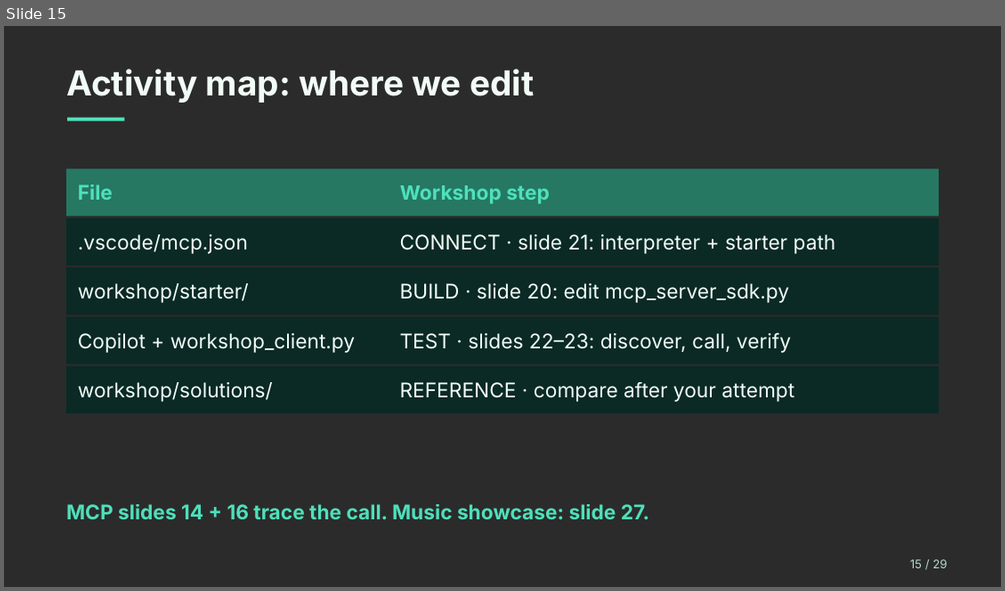
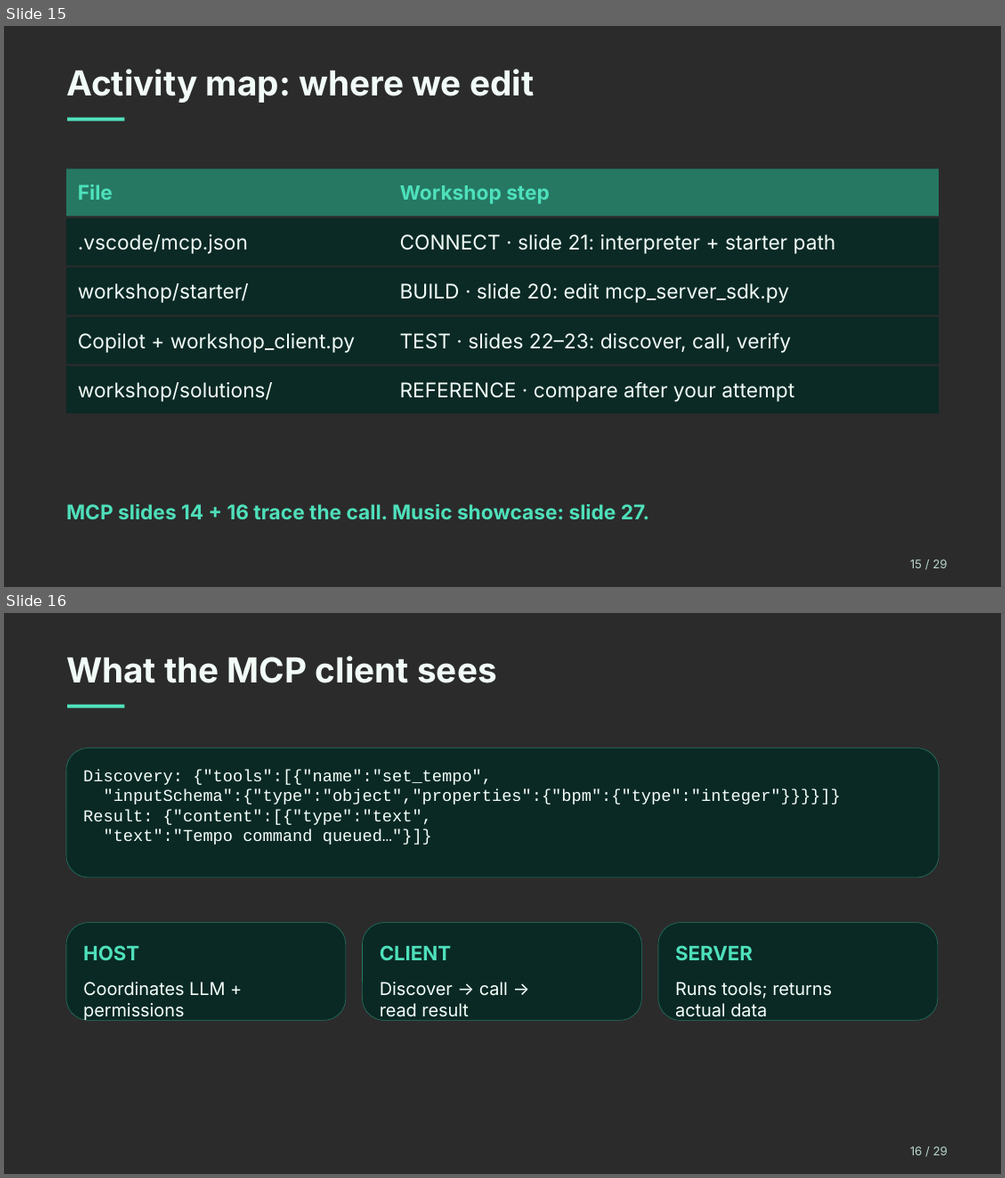
Before and after one commit to pranavsaigandikota/MCPJAM, a slide deck: workshop_delivery/MCPJAM-Workshop-Copilot.pptx. Shown one above the other, each under a label of ours: slide 15 before the commit, slides 15 and 16 after it. The pictures are 1005x591 and 1005x1178 pixels, drawn with LibreOffice and Linux fonts; fonts in the diff are those of the drawing; background and template pictures are left out; a plain dark background stands for a picture behind light text. Boxes give left, top, right and bottom in pixels: in the first picture for what was removed or moved away, otherwise in the second. Text is boxed around its words. In the diff, an @@ line names an element or a change of style, - is before the commit and + after.

Commit message:
Explain MCP client responses and sync live Copilot slides

```diff
--- a/workshop_delivery/MCPJAM-Workshop-Copilot.pptx
+++ b/workshop_delivery/MCPJAM-Workshop-Copilot.pptx
@@ slide 16 added at [4, 613, 1001, 1174], background picture (left out) @@
@@ text added at [66, 656, 497, 683], 24.9 pt, text #F5FFFA, bold @@
+What the MCP client sees
@@ rectangle added at [68, 705, 125, 709], fill #4FE3BD @@
@@ rounded rectangle added at [65, 747, 938, 877], fill #092925 at 96% opacity, outline #267863 0.36 pt @@
@@ text added at [83, 770, 841, 844], 12 pt, text #F5FFFA @@
+Discovery: {"tools":[{"name":"set_tempo",
+"inputSchema":{"type":"object","properties":{"bpm":{"type":"integer"}}}}]}
+Result: {"content":[{"type":"text",
+"text":"Tempo command queued…"}]}
@@ rounded rectangle added at [65, 922, 345, 1020], fill #092925 at 96% opacity, outline #267863 0.36 pt @@
@@ rounded rectangle added at [362, 922, 641, 1020], fill #092925 at 96% opacity, outline #267863 0.36 pt @@
@@ rounded rectangle added at [658, 922, 937, 1020], fill #092925 at 96% opacity, outline #267863 0.36 pt @@
@@ text added at [83, 945, 139, 960], 14.2 pt, text #4FE3BD, bold @@
+HOST
@@ text added at [380, 945, 451, 960], 14.2 pt, text #4FE3BD, bold @@
+CLIENT
@@ text added at [675, 945, 752, 960], 14.2 pt, text #4FE3BD, bold @@
+SERVER
@@ text added at [83, 981, 225, 1021], 12.8 pt, text #F5FFFA @@
+Coordinates LLM +
+permissions
@@ text added at [380, 981, 508, 1021], 12.8 pt, text #F5FFFA @@
+Discover → call →
+read result
@@ text added at [675, 981, 832, 1021], 12.8 pt, text #F5FFFA @@
+Runs tools; returns
+actual data
@@ text added at [910, 1146, 947, 1155], 8.6 pt, text #BAD9CF @@
+16 / 29
```
Also in this commit, not shown: 1 slide removed, 6 other files.
